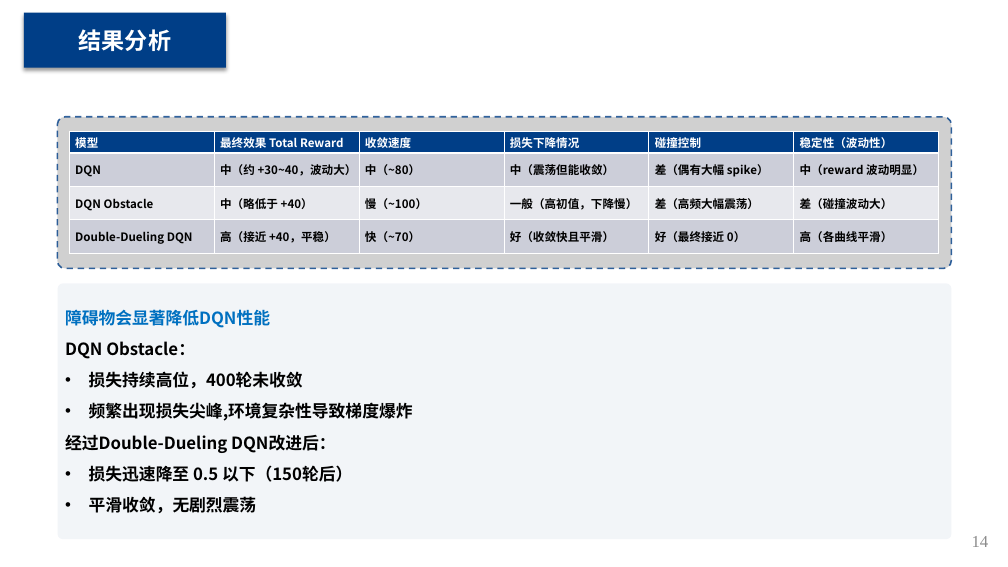
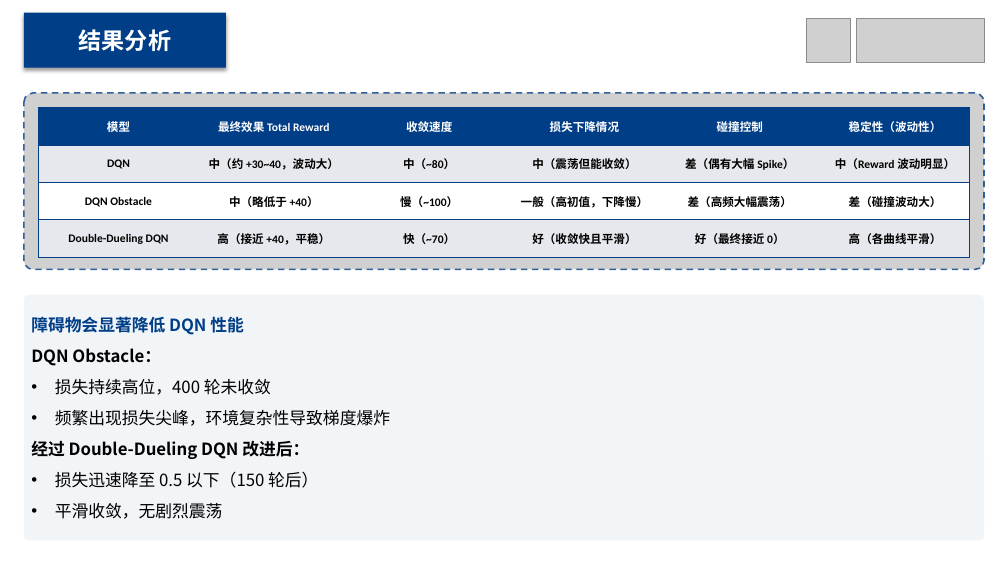
Before and after one commit to MinmusLin/Reinforcement_Learning_Based_Multi_Agent_Path_Finding, a slide deck: slide 14 of Presentation.pptx. Drawn at 1008x567 pixels with LibreOffice and Linux fonts; fonts in the diff are those of the drawing; grey boxes stand for pictures. Boxes give left, top, right and bottom in pixels: in the first picture for what was removed or moved away, otherwise in the second. Text is boxed around its words. In the diff, an @@ line names an element or a change of style, - is before the commit and + after.

```diff
--- a/Presentation.pptx
+++ b/Presentation.pptx
@@ picture added at (807,18,851,62) @@
@@ picture added at (856,18,984,62) @@
@@ picture: place and size @@
-picture at (57,117,952,269)
+picture at (24,93,985,269)
@@ table at (38,107,968,257) @@
-row 2, column 5: 差（偶有大幅 spike）
+row 2, column 5: 差（偶有大幅 Spike）
-row 2, column 6: 中（reward 波动明显）
+row 2, column 6: 中（Reward 波动明显）
@@ fill #CCCED9 to #E7E8ED in 12 cells @@
@@ fill #E7E8ED to #FFFFFF in row 3 @@
@@ font Noto Sans CJK SC to Calibri in "模型", "最终效果 Total Reward", "收敛速度", "损失下降情况" and 18 more places @@
@@ alignment left to centre @@
@@ borders changed @@
@@ table: place and size @@
-table at (70,131,941,253)
+table at (38,107,968,257)
@@ rounded rectangle "障碍物会显著降低 DQN 性能": place and size @@
-rounded rectangle "障碍物会显著降低 DQN 性能" at (57,284,951,539)
+rounded rectangle "障碍物会显著降低 DQN 性能" at (24,295,985,541)
@@ text in rounded rectangle at (31,316,244,335): text changed; text colour #0070C0 to #003E87 @@
-障碍物会显著降低DQN性能
+障碍物会显著降低 DQN 性能
@@ text in rounded rectangle at (31,379,390,488): text changed; bold off @@
-• 损失持续高位，400轮未收敛
-• 频繁出现损失尖峰,环境复杂性导致梯度爆炸
-经过Double-Dueling DQN改进后：
-• 损失迅速降至 0.5 以下（150轮后）
+• 损失持续高位，400 轮未收敛
+• 频繁出现损失尖峰，环境复杂性导致梯度爆炸
+经过 Double-Dueling DQN 改进后：
+• 损失迅速降至 0.5 以下（150 轮后）
@@ text in rounded rectangle at (55,503,223,519): bold off in "平滑收敛，无剧烈震荡" @@
@@ page number removed at (972,536,989,547) @@
-14
```
Also in this commit, not shown: 16 other slides changed, 1 slide added, 2 slides removed.
